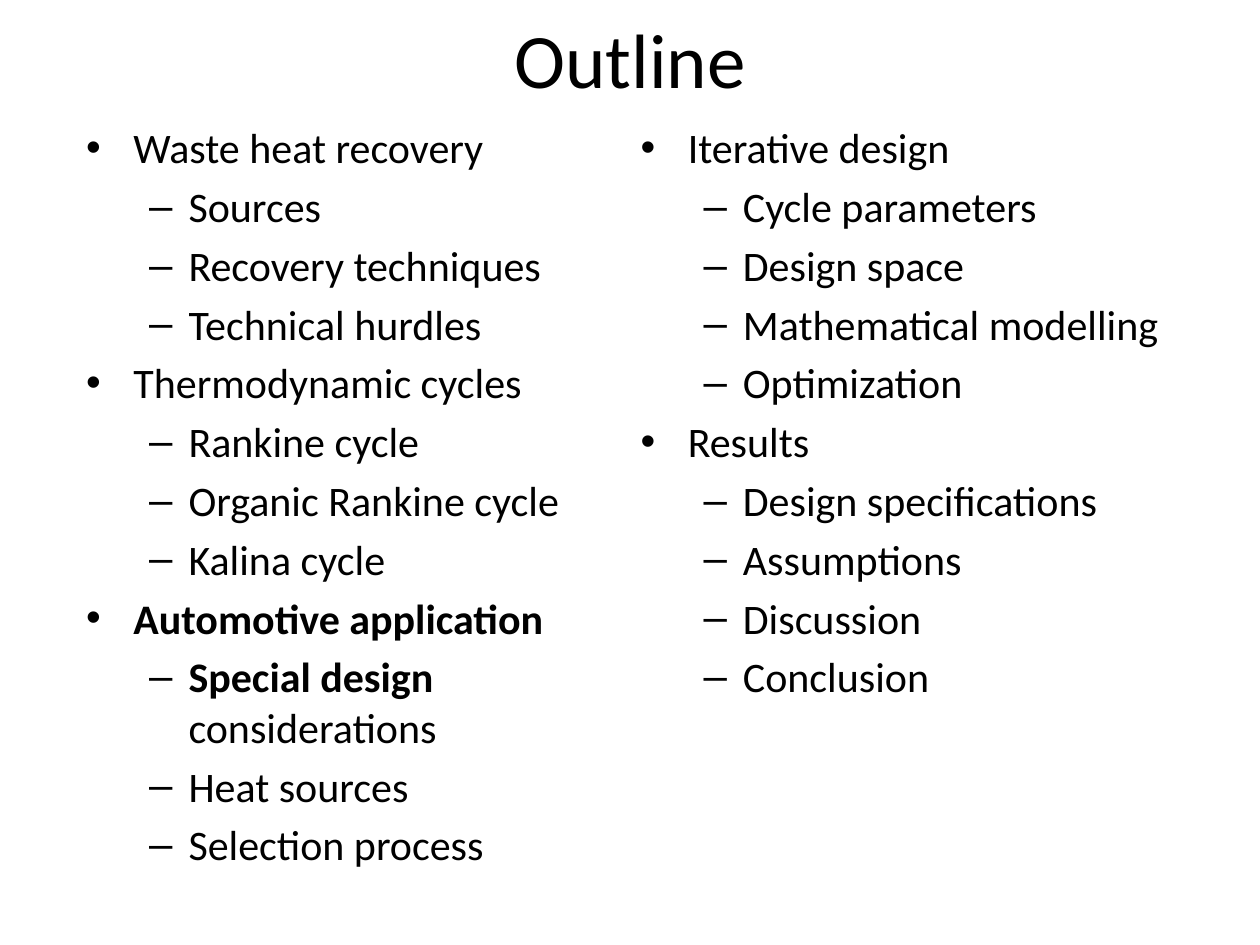
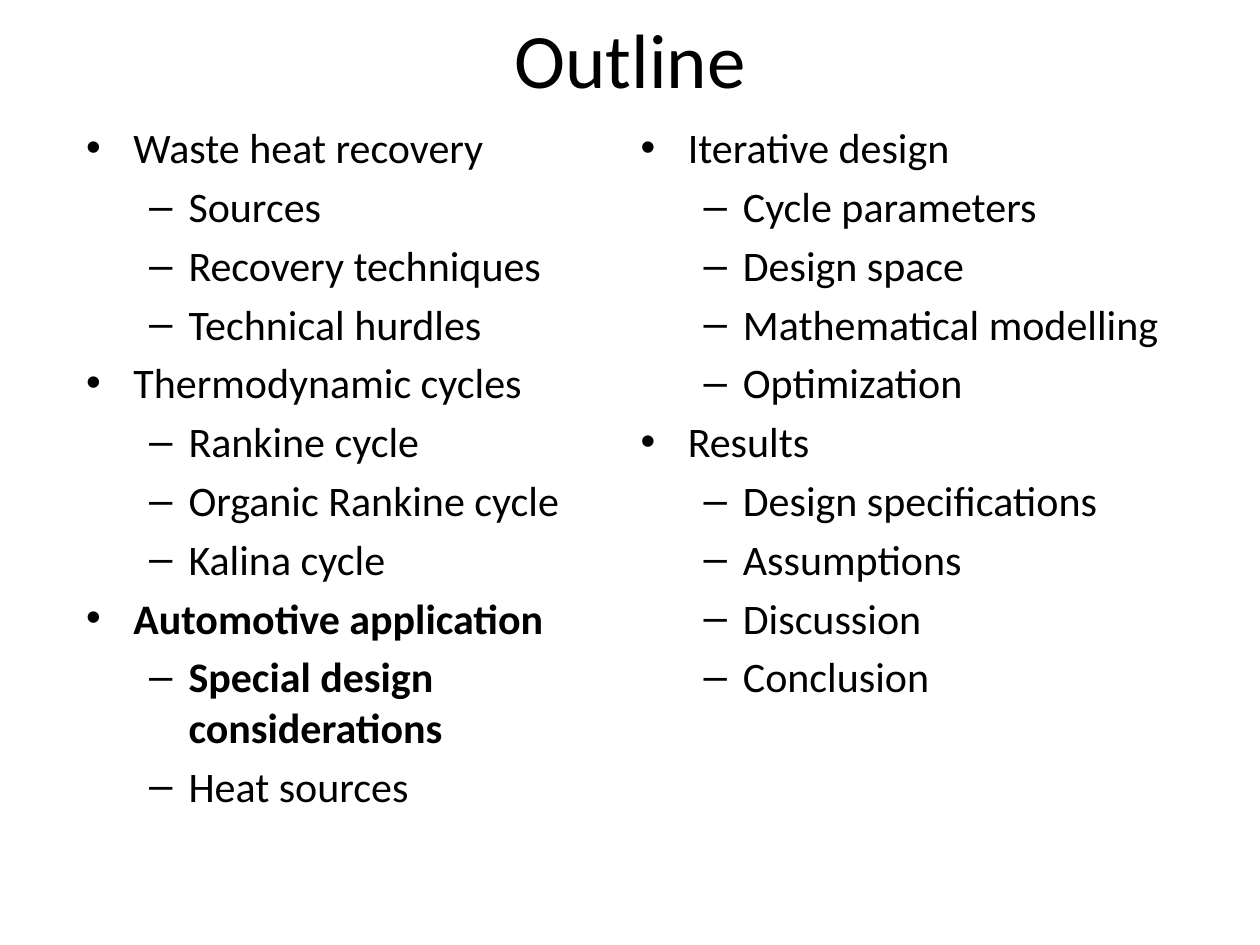
Before and after one commit to gmclapp/Masters_Thesis, a slide deck: slide 19 of Proposal/Proposal presentation.pptx (slide 17 before the commit). Drawn at 1260x945 pixels with LibreOffice and Linux fonts; fonts in the diff are those of the drawing; background and template pictures are left out. Boxes give left, top, right and bottom in pixels: in the first picture for what was removed or moved away, otherwise in the second. Text is boxed around its words. In the diff, an @@ line names an element or a change of style, - is before the commit and + after.

```diff
--- a/Proposal/Proposal presentation.pptx
+++ b/Proposal/Proposal presentation.pptx
@@ text at (189, 662, 443, 744): bold on in "considerations" @@
@@ text at (189, 830, 484, 867): paragraph removed @@
-  – Selection process
```
Also in this commit, not shown: 16 other slides changed, 12 slides added, 1 slide removed, 1 other file.
